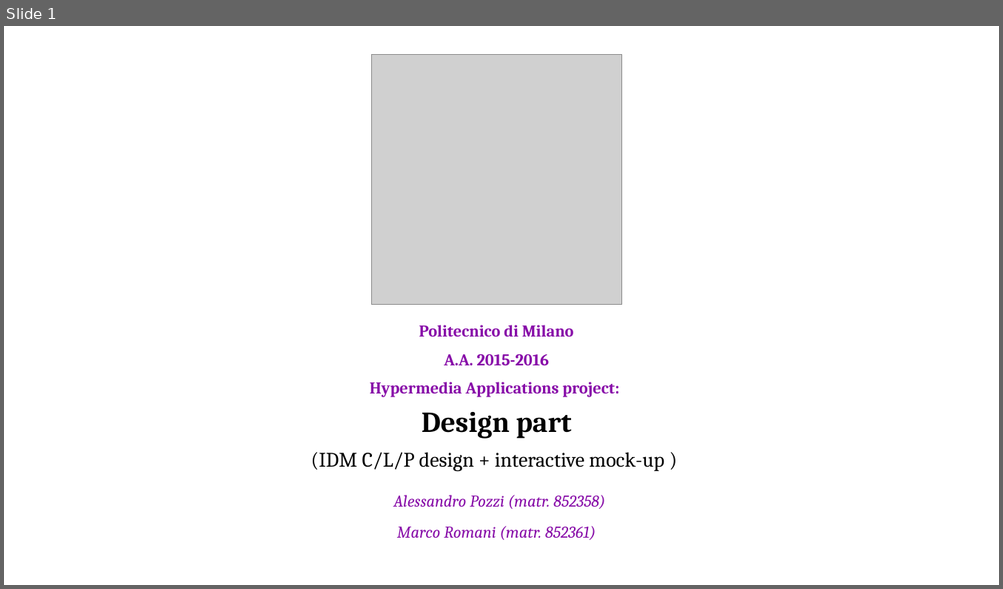
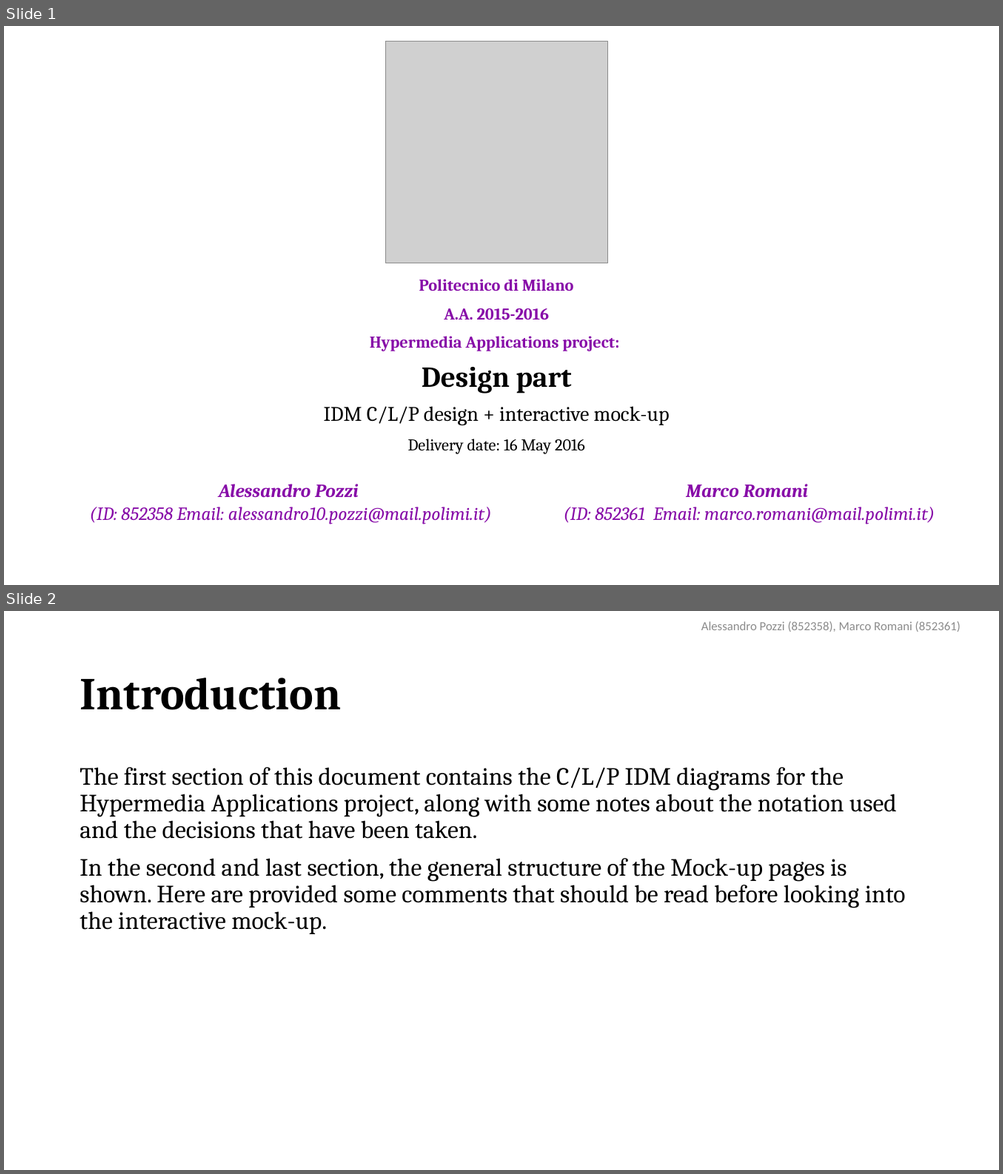
Before and after one commit to AlessandroPozzi/HypermediaProject2016-PozziRomani, a slide deck: Drafts & Material/IDM Models + Notes.pptx. Shown one above the other, each under a label of ours: slide 1 before the commit, slides 1 and 2 after it. The pictures are 1003x589 and 1003x1174 pixels, drawn with LibreOffice and Linux fonts; fonts in the diff are those of the drawing; grey boxes stand for pictures. Boxes give left, top, right and bottom in pixels: in the first picture for what was removed or moved away, otherwise in the second. Text is boxed around its words. In the diff, an @@ line names an element or a change of style, - is before the commit and + after.

```diff
--- a/Drafts & Material/IDM Models + Notes.pptx
+++ b/Drafts & Material/IDM Models + Notes.pptx
@@ slide 2 added at [4,611,999,1170], background #FFFFFF @@
@@ text added at [701,621,960,632], 12 pt, text #8C8C8C @@
+Alessandro Pozzi (852358), Marco Romani (852361)
@@ title added at [79,678,341,710], 44 pt, text #000000, bold @@
+Introduction
@@ text added at [79,767,905,934], 24 pt, text #000000 @@
+The first section of this document contains the C/L/P IDM diagrams for the Hypermedia Applications project, along with some notes about the notation used and the decisions that have been taken.
+In the second and last section, the general structure of the Mock-up pages is shown. Here are provided some comments that should be read before looking into the interactive mock-up.
@@ slide 1 changed as well @@
@@ picture: place and size @@
-picture at [371,54,621,304]
+picture at [385,41,607,263]
@@ subtitle "Politecnico di Milano": place and size @@
-subtitle "Politecnico di Milano" at [311,325,664,540]
+subtitle "Politecnico di Milano" at [324,279,669,454]
@@ subtitle at [324,406,669,454]: text changed; size 16 to 20 pt; text colour #870CA8 to #000000; italic off @@
-(IDM C/L/P design + interactive mock-up )
-Alessandro Pozzi (matr. 852358)
-Marco Romani (matr. 852361)
+IDM C/L/P design + interactive mock-up
+Delivery date: 16 May 2016
@@ text added at [90,484,492,525], 18 pt, text #870CA8, italic @@
+Alessandro Pozzi
+(ID: 852358 Email: alessandro10.pozzi@mail.polimi.it)
@@ text added at [563,484,934,525], 18 pt, text #870CA8, italic @@
+Marco Romani
+(ID: 852361 Email: marco.romani@mail.polimi.it)
```
Also in this commit, not shown: 12 other slides changed.
